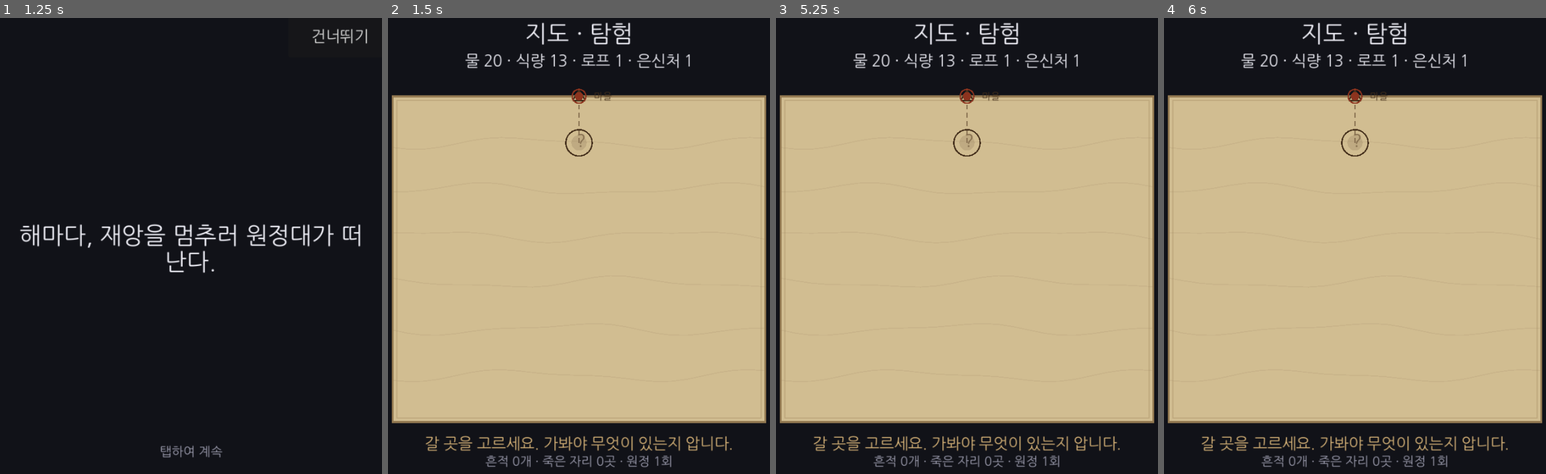
Above: before the commit, frames 1-4 (left to right).
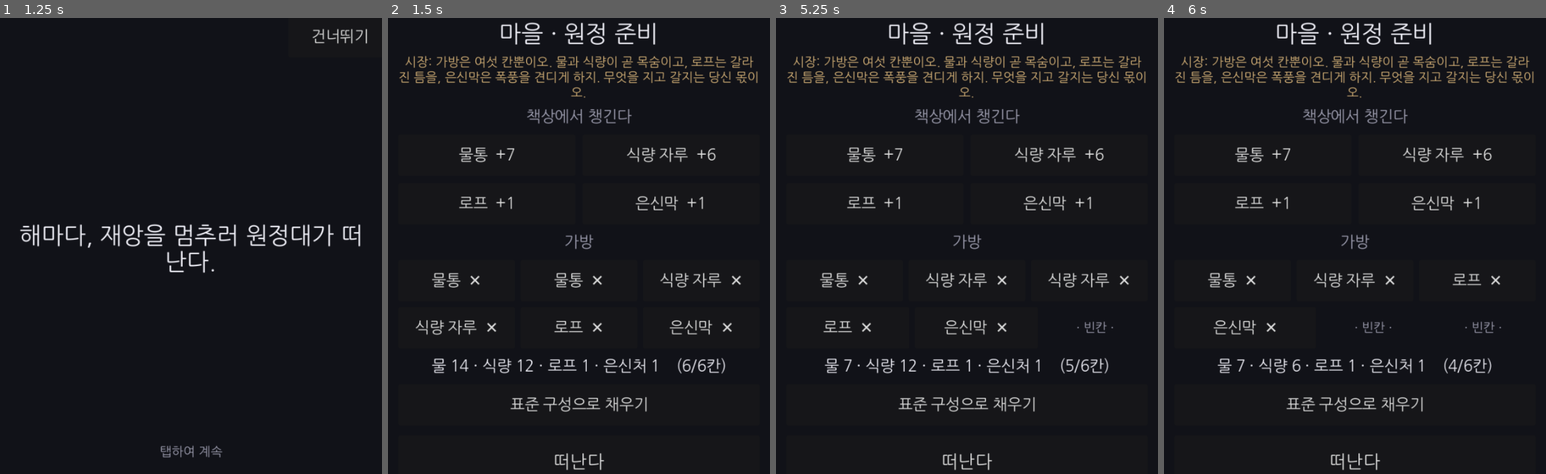
Above: after the commit, the same moments.

Repository: soomin007/Otherside
Game: Godot game, scene res://scenes/main.tscn
Same seed, same stepped clock (60 frames per second), same inputs: the game is played once before the commit and once after it.
Inputs (mouse positions are in pixels of both pictures, inside the frame that each line leads up to):
- Up to frame 1 (1.25 s): click "원정 떠나기" at 0.5 s
- Up to frame 2 (1.5 s): click "건너뛰기" at 1.25 s
- Up to frame 3 (5.25 s): click (875, 154) at 2 s, where only the run after the commit has a clickable "물통 +7"; click (1058, 154) at 2.75 s, where only the run after the commit has a clickable "식량 자루 +6"; click (875, 204) at 3.5 s, where only the run after the commit has a clickable "로프 +1"; click (1058, 204) at 4.25 s, where only the run after the commit has a clickable "은신막 +1"; click (844, 282) at 5 s, where only the run after the commit has a clickable "물통 ✕"
- Up to frame 4 (6 s): click (1355, 282) at 5.75 s, where only the run after the commit has a clickable "식량 자루 ✕"

Frame 1 is identical in both runs. In frame 2, 75% of the frame differs, in the area x 0-100%, y 0-100%; in frame 3, 75%; in frame 4, 75%.

Commit message:
feat(loadout): 가방 꾸리기 + 시장 NPC
- Loadout.gd + loadout.tscn(신규): 마을/원정 준비. 6칸 가방에 책상 물품(물통+7·식량+6·로프+1·은신막+1)
  골라 담기, "표준 구성" 프리셋, 자원 미리보기, 첫 원정 시장 NPC 튜토리얼. 물/식량 없으면 출발 잠금.
- GameState: SCENE_LOADOUT + go_to_loadout() + begin_run_with(resources)(고정 START_RESOURCES 대체,
  begin_run_in_place 가 재사용). 담은 물품 합산이 시작 자원.
- Main: 첫 플레이면 오프닝, 이후 마을(Loadout)로. Opening._finish → 마을.
- 기획서 §3 코어루프에 마을(가방 꾸리기) 단계, HANDOFF 흐름 갱신.
- 검증: import 에러 0 + GUI 스크린샷(마을·NPC 대사·가방 6칸·미리보기).

Co-Authored-By: Claude Opus 4.8 (1M context) <noreply@anthropic.com>
Claude-Session: https://claude.ai/code/session_019nDcfGy3aTk1UkknXgoiqM

Diff:
--- /dev/null
+++ b/scenes/loadout.tscn
@@ -0,0 +1,12 @@
+[gd_scene load_steps=2 format=3]
+
+[ext_resource type="Script" path="res://scripts/ui/Loadout.gd" id="1"]
+
+[node name="Loadout" type="Control"]
+layout_mode = 3
+anchors_preset = 15
+anchor_right = 1.0
+anchor_bottom = 1.0
+grow_horizontal = 2
+grow_vertical = 2
+script = ExtResource("1")
--- a/scripts/GameState.gd
+++ b/scripts/GameState.gd
@@ -13,6 +13,7 @@
 const SCENE_MAP: String = "res://scenes/map.tscn"
 const SCENE_EXPEDITION: String = "res://scenes/expedition.tscn"
 const SCENE_OPENING: String = "res://scenes/opening.tscn"
+const SCENE_LOADOUT: String = "res://scenes/loadout.tscn"
 
 # --- 한 세계에 누적되는 영속 데이터 (원정을 가로질러 살아남음) ---
 var expedition_count: int = 0  ## 지금까지 보낸 원정 수
@@ -40,6 +41,10 @@
 func go_to_opening() -> void:
 	get_tree().change_scene_to_file(SCENE_OPENING)
 
+## 마을(가방 꾸리기)로 — 매 원정 출발 전. 여기서 시작 자원을 고른다.
+func go_to_loadout() -> void:
+	get_tree().change_scene_to_file(SCENE_LOADOUT)
+
 ## 오프닝을 봤다고 기록(영속). 이후 자동 재생 안 함.
 func mark_opening_seen() -> void:
 	if not opening_seen:
@@ -50,7 +55,11 @@
 ## 과거에 로프를 건 차단 노드(bridged_nodes)·줍을 수 있는 흔적(pickup_traces_by_node)을 주입해,
 ## 그 노드에 도착하면 무료 통과·줍기 카드가 뜨게 한다(self-async, 영구 지형 변화).
 func begin_run_in_place() -> void:
-	current_run = ExpeditionRun.new(START_RESOURCES, bridged_nodes(), flags, pickup_traces_by_node())
+	begin_run_with(START_RESOURCES)
+
+## 가방에서 고른 시작 자원으로 새 원정을 만든다 (마을/Loadout 에서 호출). START_RESOURCES 대체.
+func begin_run_with(resources: Dictionary) -> void:
+	current_run = ExpeditionRun.new(resources, bridged_nodes(), flags, pickup_traces_by_node())
 	expedition_count += 1
 	_mark_visited(MapGraph.START_ID)
 
--- /dev/null
+++ b/scripts/ui/Loadout.gd
@@ -0,0 +1,124 @@
+extends Control
+
+## 마을 · 원정 준비 (가방 꾸리기) — 매 원정 출발 전. 제한된 칸(6)에 책상 물품을 골라 담아 출발한다.
+## 담은 물품 합산 = 시작 자원(고정 START_RESOURCES 대체). 첫 원정엔 시장 NPC 가 규칙을 안내한다.
+## 모바일 우선: 중앙 컬럼, 큰 버튼, 탭으로 담고 뺀다.
+
+const BAG_SLOTS: int = 6
+const ITEMS: Array = [
+	{"key": "water", "label": "물통", "res": "water", "amount": 7},
+	{"key": "food", "label": "식량 자루", "res": "food", "amount": 6},
+	{"key": "rope", "label": "로프", "res": "rope", "amount": 1},
+	{"key": "shelter", "label": "은신막", "res": "shelter", "amount": 1},
+]
+const PRESET: Array = ["water", "water", "food", "food", "rope", "shelter"]  ## 표준 구성
+
+var _bag: Array = []   ## 담은 물품 key 배열(최대 BAG_SLOTS)
+var _bag_box: HFlowContainer
+var _preview: Label
+var _depart_btn: Button
+
+func _ready() -> void:
+	var col := UITheme.build_column(self, 14)
+
+	col.add_child(UITheme.make_label("마을 · 원정 준비", UITheme.FS_H1))
+	col.add_child(UITheme.make_label(_npc_line(), UITheme.FS_SMALL, UITheme.SAND))
+
+	col.add_child(UITheme.make_label("책상에서 챙긴다", UITheme.FS_LABEL, UITheme.MUTED))
+	var desk := HFlowContainer.new()
+	desk.add_theme_constant_override("h_separation", 10)
+	desk.add_theme_constant_override("v_separation", 10)
+	for it in ITEMS:
+		var item: Dictionary = it
+		var btn := UITheme.make_button("%s  +%d" % [str(item.get("label", "")), int(item.get("amount", 0))], false)
+		btn.custom_minimum_size = Vector2(230, UITheme.BTN_H_SM)
+		btn.pressed.connect(_add_item.bind(str(item.get("key", ""))))
+		desk.add_child(btn)
+	col.add_child(desk)
+
+	col.add_child(UITheme.make_label("가방", UITheme.FS_LABEL, UITheme.MUTED))
+	_bag_box = HFlowContainer.new()
+	_bag_box.add_theme_constant_override("h_separation", 8)
+	_bag_box.add_theme_constant_override("v_separation", 8)
+	col.add_child(_bag_box)
+
+	_preview = UITheme.make_label("", UITheme.FS_LABEL, UITheme.FG)
+	col.add_child(_preview)
+
+	var preset_btn := UITheme.make_button("표준 구성으로 채우기", false)
+	preset_btn.pressed.connect(_apply_preset)
+	col.add_child(preset_btn)
+
+	_depart_btn = UITheme.make_button("떠난다")
+	_depart_btn.pressed.connect(_depart)
+	col.add_child(_depart_btn)
+
+	_apply_preset()  # 처음엔 표준 구성으로 채워둔다(빠른 출발)
+
+## 시장 NPC 한 마디 — 첫 원정이면 규칙 안내(튜토리얼), 이후엔 짧게.
+func _npc_line() -> String:
+	if GameState.expedition_count == 0:
+		return "시장: 가방은 여섯 칸뿐이오. 물과 식량이 곧 목숨이고, 로프는 갈라진 틈을, 은신막은 폭풍을 견디게 하지. 무엇을 지고 갈지는 당신 몫이오."
+	return "시장: 또 떠나는군. 부디 조심히."
+
+func _add_item(key: String) -> void:
+	if _bag.size() >= BAG_SLOTS:
+		return
+	_bag.append(key)
+	_refresh()
+
+func _remove_item(idx: int) -> void:
+	if idx >= 0 and idx < _bag.size():
+		_bag.remove_at(idx)
+		_refresh()
+
+func _apply_preset() -> void:
+	_bag = PRESET.duplicate()
+	_refresh()
+
+func _refresh() -> void:
+	for c in _bag_box.get_children():
+		_bag_box.remove_child(c)
+		c.queue_free()
+	for i in range(_bag.size()):
+		var key: String = _bag[i]
+		var btn := UITheme.make_button("%s  ✕" % _item_label(key), false)
+		btn.custom_minimum_size = Vector2(150, UITheme.BTN_H_SM)
+		btn.pressed.connect(_remove_item.bind(i))
+		_bag_box.add_child(btn)
+	for i in range(BAG_SLOTS - _bag.size()):
+		var empty := UITheme.make_label("· 빈칸 ·", UITheme.FS_SMALL, UITheme.MUTED)
+		empty.custom_minimum_size = Vector2(150, UITheme.BTN_H_SM)
+		empty.horizontal_alignment = HORIZONTAL_ALIGNMENT_CENTER
+		empty.vertical_alignment = VERTICAL_ALIGNMENT_CENTER
+		_bag_box.add_child(empty)
+
+	var res: Dictionary = _bag_resources()
+	_preview.text = "물 %d · 식량 %d · 로프 %d · 은신처 %d    (%d/%d칸)" % [
+		int(res["water"]), int(res["food"]), int(res["rope"]), int(res["shelter"]), _bag.size(), BAG_SLOTS]
+	if _depart_btn != null:
+		_depart_btn.disabled = int(res["water"]) <= 0 and int(res["food"]) <= 0
+
+## 가방 물품 합산 → 시작 자원.
+func _bag_resources() -> Dictionary:
+	var res: Dictionary = {"water": 0, "food": 0, "rope": 0, "shelter": 0}
+	for key in _bag:
+		var item: Dictionary = _item(str(key))
+		var rk: String = str(item.get("res", ""))
+		if rk != "":
+			res[rk] = int(res.get(rk, 0)) + int(item.get("amount", 0))
+	return res
+
+func _item(key: String) -> Dictionary:
+	for it in ITEMS:
+		var item: Dictionary = it
+		if str(item.get("key", "")) == key:
+			return item
+	return {}
+
+func _item_label(key: String) -> String:
+	return str(_item(key).get("label", key))
+
+func _depart() -> void:
+	GameState.begin_run_with(_bag_resources())
+	GameState.go_to_map()
--- a/scripts/ui/Main.gd
+++ b/scripts/ui/Main.gd
@@ -39,9 +39,9 @@
 	return "지금까지 보낸 원정 %d 흔적 %d" % [GameState.expedition_count, GameState.traces.size()]
 
 func _on_start_pressed() -> void:
-	# 첫 플레이면 오프닝 서사부터, 이후엔 바로 지도로.
+	# 첫 플레이면 오프닝 서사부터, 이후엔 마을(가방 꾸리기)로.
 	if GameState.opening_seen:
-		GameState.go_to_map()
+		GameState.go_to_loadout()
 	else:
 		GameState.go_to_opening()
 
--- a/scripts/ui/Opening.gd
+++ b/scripts/ui/Opening.gd
@@ -91,4 +91,4 @@
 
 func _finish() -> void:
 	GameState.mark_opening_seen()
-	GameState.go_to_map()
+	GameState.go_to_loadout()
Not shown, added: scripts/ui/Loadout.gd.uid
Not shown, changed: docs/design/HANDOFF.md
Not shown, changed: docs/design/SYOTOS_기획서_v0.1.md
